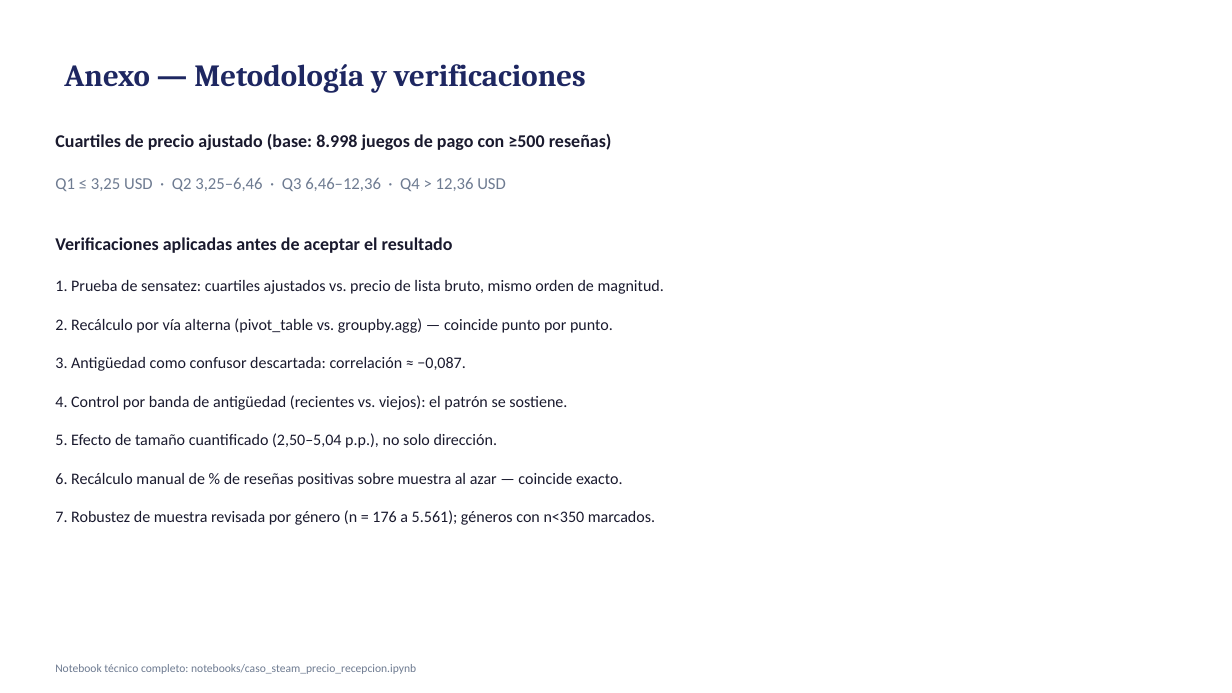
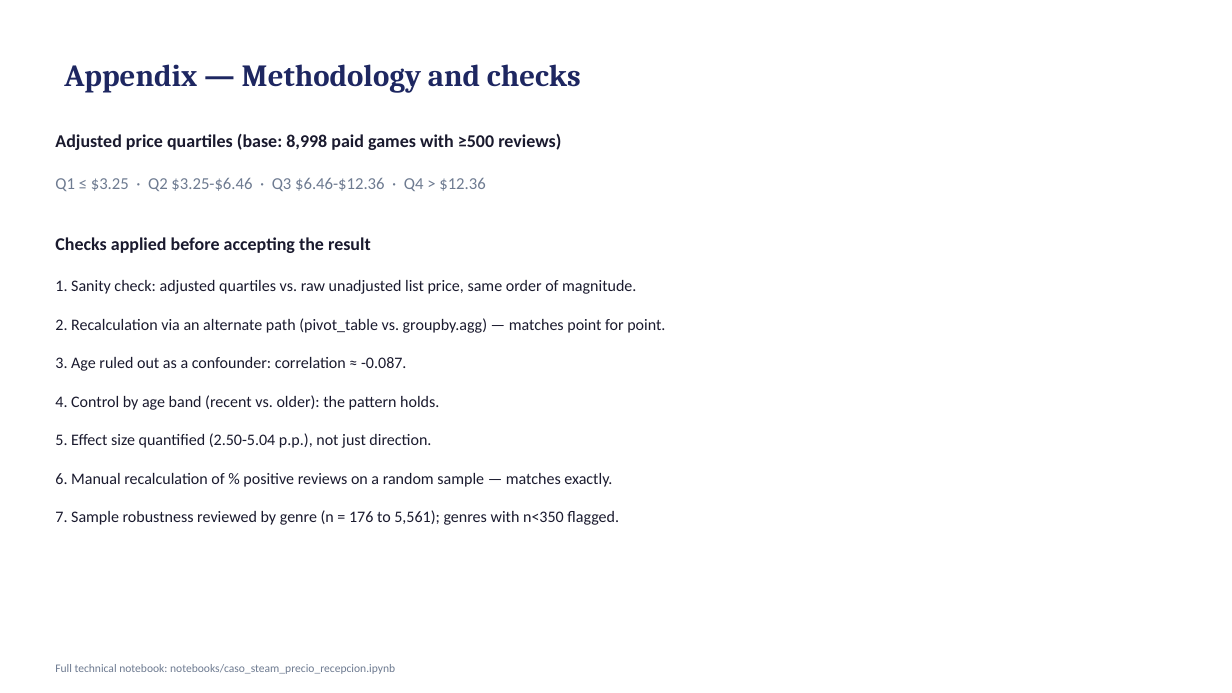
Before and after one commit to BobbyTarantino099/steam-price-reception, a slide deck: slide 11 of entregables/presentacion_fase5.pptx. Drawn at 1232x693 pixels with LibreOffice and Linux fonts; fonts in the diff are those of the drawing. Boxes give left, top, right and bottom in pixels: in the first picture for what was removed or moved away, otherwise in the second. Text is boxed around its words. In the diff, an @@ line names an element or a change of style, - is before the commit and + after.

```diff
--- a/entregables/presentacion_fase5.pptx
+++ b/entregables/presentacion_fase5.pptx
@@ text at bbox=[64, 64, 581, 93]: text changed @@
-Anexo — Metodología y verificaciones
+Appendix — Methodology and checks
@@ text at bbox=[55, 134, 665, 525]: text changed @@
-Cuartiles de precio ajustado (base: 8.998 juegos de pago con ≥500 reseñas)
-Q1 ≤ 3,25 USD · Q2 3,25–6,46 · Q3 6,46–12,36 · Q4 > 12,36 USD
-Verificaciones aplicadas antes de aceptar el resultado
-1. Prueba de sensatez: cuartiles ajustados vs. precio de lista bruto, mismo orden de magnitud.
-2. Recálculo por vía alterna (pivot_table vs. groupby.agg) — coincide punto por punto.
-3. Antigüedad como confusor descartada: correlación ≈ −0,087.
-4. Control por banda de antigüedad (recientes vs. viejos): el patrón se sostiene.
-5. Efecto de tamaño cuantificado (2,50–5,04 p.p.), no solo dirección.
-6. Recálculo manual de % de reseñas positivas sobre muestra al azar — coincide exacto.
-7. Robustez de muestra revisada por género (n = 176 a 5.561); géneros con n<350 marcados.
+Adjusted price quartiles (base: 8,998 paid games with ≥500 reviews)
+Q1 ≤ $3.25 · Q2 $3.25-$6.46 · Q3 $6.46-$12.36 · Q4 > $12.36
+Checks applied before accepting the result
+1. Sanity check: adjusted quartiles vs. raw unadjusted list price, same order of magnitude.
+2. Recalculation via an alternate path (pivot_table vs. groupby.agg) — matches point for point.
+3. Age ruled out as a confounder: correlation ≈ -0.087.
+4. Control by age band (recent vs. older): the pattern holds.
+5. Effect size quantified (2.50-5.04 p.p.), not just direction.
+6. Manual recalculation of % positive reviews on a random sample — matches exactly.
+7. Sample robustness reviewed by genre (n = 176 to 5,561); genres with n<350 flagged.
@@ text at bbox=[55, 664, 395, 674]: text changed @@
-Notebook técnico completo: notebooks/caso_steam_precio_recepcion.ipynb
+Full technical notebook: notebooks/caso_steam_precio_recepcion.ipynb
```
Also in this commit, not shown: 8 other slides changed, 4 slides added, 4 slides removed, 15 other files.
